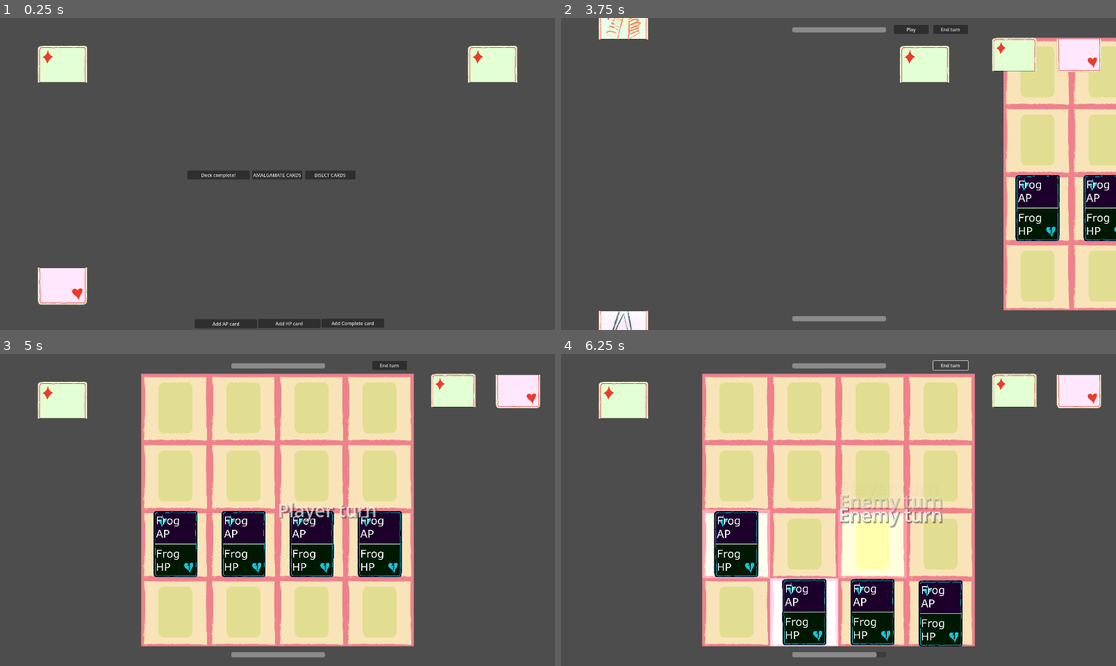
Above: before the commit, frames 1-4 (two rows, left to right).
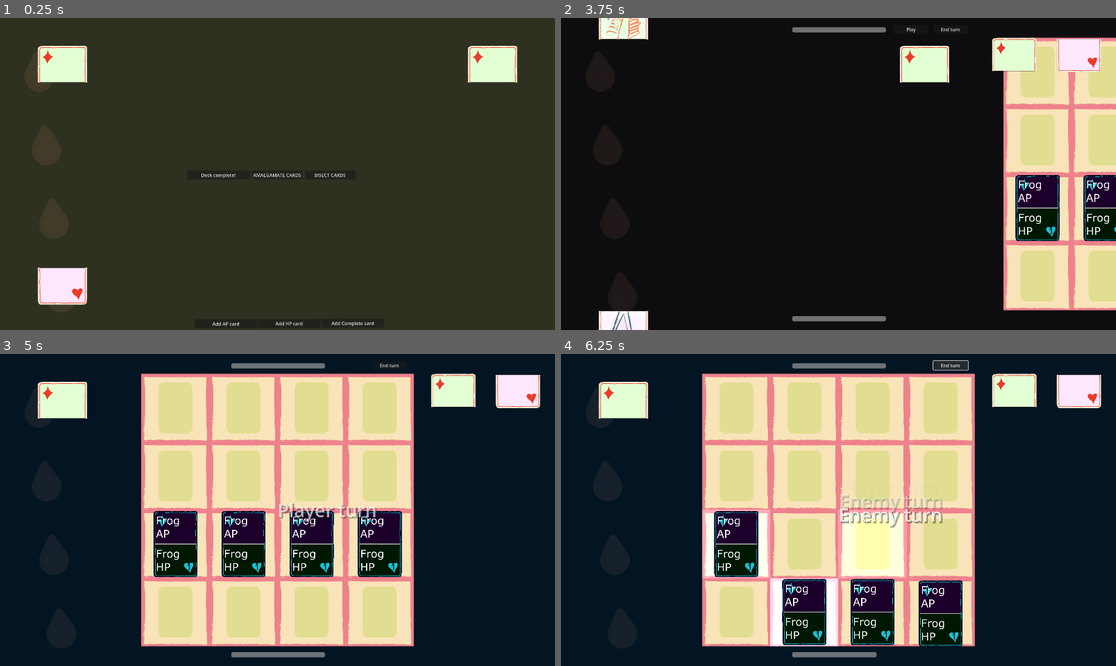
Above: after the commit, the same moments.

Repository: francismitchell/cardbuilder
Game: Godot game, scene res://GameStateManager/GameStateManager.tscn
Two runs of this game, one before a commit and one after it. Both use one fixed random seed, a clock stepped at 60 frames per second and the inputs below. The project has no main scene, so this scene is started directly.
Inputs:
- Up to frame 1 (0.25 s): no input
- Up to frame 2 (3.75 s): click "BISECT CARDS" at 0.5 s; click "AMALGAMATE CARDS" at 1.25 s; click "Add AP card" at 2 s; click "Deck complete!" at 2.75 s; click "Add HP card" at 3.5 s
- Up to frame 3 (5 s): click "Play" at 4.25 s
- Up to frame 4 (6.25 s): click "End turn" at 5 s; click "End turn" at 5.75 s

The runs differ from the first frame. In frame 1, 95% of the frame differs, in the area x 0-100%, y 0-100%; in frame 2, 80%; in frame 3, 54%; in frame 4, 54%.

Commit message:
added placeholder background and logic

Diff:
--- a/Cards/BaseCard.tscn
+++ b/Cards/BaseCard.tscn
@@ -42,49 +42,46 @@
 HP ability: HOP"
 
 [node name="CPUParticles2D" type="CPUParticles2D" parent="."]
-position = Vector2(-81, -100)
+position = Vector2(-110, -1)
 emitting = false
 amount = 4
-lifetime = 0.4
+lifetime = 0.3
 one_shot = true
-preprocess = 0.1
-explosiveness = 0.21
-direction = Vector2(-0.5, 1)
-spread = 46.81
-initial_velocity_min = 121.21
-initial_velocity_max = 333.32
+direction = Vector2(0, 0)
+spread = 180.0
+gravity = Vector2(0, 0)
+initial_velocity_min = 181.82
+initial_velocity_max = 181.82
 scale_amount_min = 7.11
 scale_amount_max = 10.21
 color = Color(0.839216, 0.372549, 0.466667, 1)
 
 [node name="CPUParticles2D2" type="CPUParticles2D" parent="."]
-position = Vector2(77, -100)
+position = Vector2(1, -1)
 emitting = false
 amount = 4
-lifetime = 0.4
+lifetime = 0.3
 one_shot = true
-preprocess = 0.1
-explosiveness = 0.08
-direction = Vector2(0.5, 1)
-spread = 46.82
-initial_velocity_min = 101.01
-initial_velocity_max = 322.83
+direction = Vector2(0, 0)
+spread = 180.0
+gravity = Vector2(0, 0)
+initial_velocity_min = 181.82
+initial_velocity_max = 181.82
 scale_amount_min = 7.11
 scale_amount_max = 10.21
 color = Color(0.839216, 0.372549, 0.466667, 1)
 
 [node name="CPUParticles2D3" type="CPUParticles2D" parent="."]
-position = Vector2(0, -100)
+position = Vector2(99, -1)
 emitting = false
 amount = 4
-lifetime = 0.4
+lifetime = 0.3
 one_shot = true
-preprocess = 0.1
-explosiveness = 0.08
-direction = Vector2(0.5, 1)
-spread = 46.82
-initial_velocity_min = 101.01
-initial_velocity_max = 322.83
+direction = Vector2(0, 0)
+spread = 180.0
+gravity = Vector2(0, 0)
+initial_velocity_min = 181.82
+initial_velocity_max = 181.82
 scale_amount_min = 7.11
 scale_amount_max = 10.21
 color = Color(0.839216, 0.372549, 0.466667, 1)
--- a/Cards/Scripts/Card.gd
+++ b/Cards/Scripts/Card.gd
@@ -185,10 +185,12 @@
 	for child in get_children():
 		if child is Viscera:
 			tween.parallel().tween_property(child, "stretch_amount", 100.0, 0.5).set_trans(Tween.TRANS_BOUNCE)
+	await get_tree().create_timer(0.1).timeout
 	$CPUParticles2D.emitting = true
 	$CPUParticles2D2.emitting = true
 	$CPUParticles2D3.emitting = true
 	await tween.finished
+
 	card_split.emit()
 
 
--- a/GameStateManager/GameStateManager.gd
+++ b/GameStateManager/GameStateManager.gd
@@ -43,6 +43,16 @@
 	add_child(card_builder)
 	card_builder.scene_setup()
 
+
+	var set_shape_colour = func (colour : Color):
+		$Background.material.set("shader_parameter/shape_colour", colour)
+	var set_base_colour = func (colour : Color):
+		$Background.material.set("shader_parameter/base_colour", colour)
+	var tween = get_tree().create_tween()
+	#tween.parallel().tween_method(set_shape_colour, $Background.material.get("shader_parameter/shape_colour"), Color(0.076, 0.04, 0.004, 1.0),0.5)
+	tween.parallel().tween_method(set_base_colour, $Background.material.get("shader_parameter/shape_colour"), Color(0.295, 0.338, 0.219, 1.0),0.5)
+
+
 func load_table() -> void:
 	table = table_scene.instantiate()
 	table.player_win.connect(_on_player_win)
@@ -58,6 +68,13 @@
 	card_builder.queue_free()
 	add_child(table)
 	table.scene_setup(comp_deck_pos_x)
+	var set_shape_colour = func (colour : Color):
+		$Background.material.set("shader_parameter/shape_colour", colour)
+	var set_base_colour = func (colour : Color):
+		$Background.material.set("shader_parameter/base_colour", colour)
+	var tween = get_tree().create_tween()
+	#tween.parallel().tween_method(set_shape_colour, $Background.material.get("shader_parameter/shape_colour"), Color(0.076, 0.04, 0.004, 1.0),0.5)
+	tween.parallel().tween_method(set_base_colour, $Background.material.get("shader_parameter/shape_colour"), Color(0.014, 0.084, 0.134, 1.0),0.5)
 
 func _on_deck_complete() -> void:
 	await card_builder.scene_shutdown()
--- a/GameStateManager/GameStateManager.tscn
+++ b/GameStateManager/GameStateManager.tscn
@@ -1,6 +1,10 @@
-[gd_scene load_steps=2 format=3 uid="uid://cctbtg8meoe2o"]
+[gd_scene load_steps=3 format=3 uid="uid://cctbtg8meoe2o"]
 
 [ext_resource type="Script" path="res://GameStateManager/GameStateManager.gd" id="1_6asgh"]
+[ext_resource type="PackedScene" uid="uid://7rd5xd1n6smy" path="res://Stages/background.tscn" id="2_qy0n4"]
 
 [node name="GameStateManager" type="Node2D"]
 script = ExtResource("1_6asgh")
+
+[node name="Background" parent="." instance=ExtResource("2_qy0n4")]
+position = Vector2(960, 540)
--- a/Stages/CardBuilder.gd
+++ b/Stages/CardBuilder.gd
@@ -18,7 +18,7 @@
 
 func scene_setup() -> void:
 	# timer needed as hacky fix to avoid weird positioning of decks on load
-	await get_tree().create_timer(0.1).timeout
+	await get_tree().create_timer(0.2).timeout
 	$ApDeck.global_position.x = 216
 	$HpDeck.global_position.x = 216
 	$ApDeck.deck_width_px = 1800
--- a/Stages/Table.gd
+++ b/Stages/Table.gd
@@ -135,7 +135,7 @@
 	tween.parallel().tween_property($Board, "global_position:x", 2448, 0.5).set_trans(Tween.TRANS_CUBIC).set_ease(Tween.EASE_OUT)
 
 	await tween.finished
-	await get_tree().create_timer(0.5).timeout
+	#await get_tree().create_timer(0.5).timeout
 	player_win.emit()
 
 func _on_board_enemy_card_attacking_player(enemy_card : Card) -> void:
--- /dev/null
+++ b/Stages/background.tscn
@@ -0,0 +1,15 @@
+[gd_scene load_steps=4 format=3 uid="uid://7rd5xd1n6smy"]
+
+[ext_resource type="Shader" path="res://background.gdshader" id="1_hxfay"]
+
+[sub_resource type="ShaderMaterial" id="ShaderMaterial_1yrf4"]
+shader = ExtResource("1_hxfay")
+shader_parameter/shape_colour = Color(0.0674537, 0.0405791, 0.0313577, 1)
+shader_parameter/base_colour = Color(0.237345, 0.349572, 0.263899, 1)
+
+[sub_resource type="PlaceholderTexture2D" id="PlaceholderTexture2D_la0te"]
+size = Vector2(1920, 1080)
+
+[node name="Background" type="Sprite2D"]
+material = SubResource("ShaderMaterial_1yrf4")
+texture = SubResource("PlaceholderTexture2D_la0te")
--- /dev/null
+++ b/background.gdshader
@@ -0,0 +1,68 @@
+shader_type canvas_item;
+uniform vec4 shape_colour : source_color = vec4(1.0);
+uniform vec4 base_colour : source_color = vec4(0.0);
+
+void vertex() {
+	// Called for every vertex the material is visible on.
+}
+
+float sdBox( in vec2 p, in vec2 b )
+{
+    vec2 d = abs(p)-b;
+    return length(max(d,0.0)) + min(max(d.x,d.y),0.0);
+}
+
+float sdUnevenCapsule( vec2 p, float r1, float r2, float h )
+{
+    p.x = abs(p.x);
+    float b = (r1-r2)/h;
+    float a = sqrt(1.0-b*b);
+    float k = dot(p,vec2(-b,a));
+    if( k < 0.0 ) return length(p) - r1;
+    if( k > a*h ) return length(p-vec2(0.0,h)) - r2;
+    return dot(p, vec2(a,b) ) - r1;
+}
+
+
+void fragment() {
+	// Called for every pixel the material is visible on.
+	vec2 uv = UV / 64.;
+	uv -= 0.5;
+	// rotate uv
+	float theta = 0.1;
+	vec2 uv0 =  uv;
+	uv.x = cos(theta)*uv0.x - sin(theta)*uv0.y;
+	uv.y = sin(theta)*uv0.x + cos(theta)*uv0.y;
+
+
+	//uv.x = uv.x - round(uv.x);
+	uv.y = uv.y - round(uv.y);
+	if (mod(uv.x,1.)==2.) {
+
+
+		uv.x = uv.x-0.5 - round(uv.x-0.5);
+	}
+
+	vec4 color = vec4(0.0, 0.0, 0.0, 1.0);
+	//uv = fract(uv);
+	float d = sdUnevenCapsule(uv, 0.05, 0.2, 0.3);
+	//d = 1./d;
+
+	float distanceChange = fwidth(d) * 0.5;
+	float antialiasedCutoff = smoothstep(distanceChange, -distanceChange, d);
+	//for (float i=0.0; i<2.0; i++) {
+		//uv = fract(uv*1.5) - 0.5;
+		//
+		//d = sin(20.0*d + 0.2*TIME);
+		//d = smoothstep(0.8, 0.9, d);
+		//color = base_colour;
+		//color = shape_colour * d;
+		//
+	//}
+	COLOR = base_colour+(1.-d)*shape_colour*antialiasedCutoff;
+}
+
+//void light() {
+	// Called for every pixel for every light affecting the CanvasItem.
+	// Uncomment to replace the default light processing function with this one.
+//}
